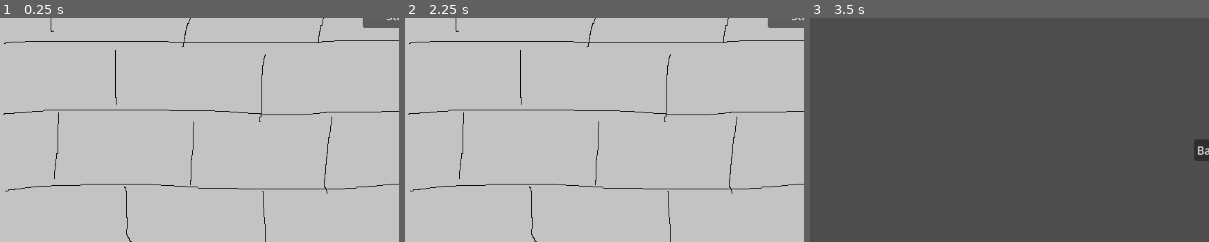
Above: before the commit, frames 1-3 (left to right).
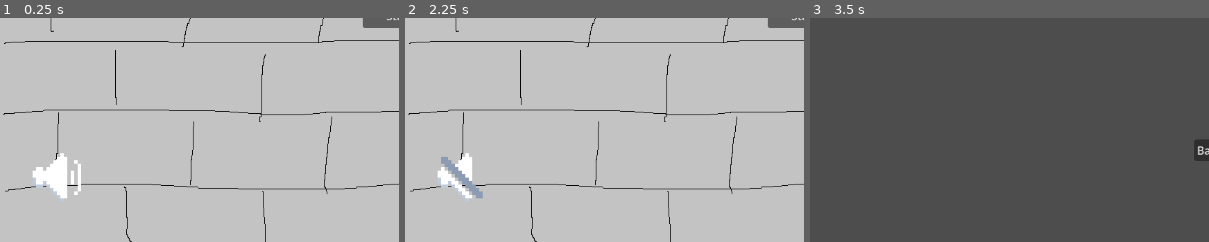
Above: after the commit, the same moments.

Repository: waterded/SDEV265-Game-Demo
Game: Godot game, scene res://node_2d.tscn
Two runs of this game, one before a commit and one after it. Both use one fixed random seed, a clock stepped at 60 frames per second and the inputs below. Sound files missing from this copy of the repository are replaced by a short silence.
Inputs (mouse positions are % of the whole screen's width and height, from its top left):
- Up to frame 1 (0.25 s): no input
- Up to frame 2 (2.25 s): click (7, 86) at 0.52 s; click "Start" at 1.25 s; click "Back" at 2 s
- Up to frame 3 (3.5 s): click "Start" at 2.75 s
The pictures show only the part of the screen within x 0-50%, y 50-100%; the shares and areas given below are measured in that part.

The runs differ from the first frame. In frame 1, 1.2% of the frame differs, in the area x 8-21%, y 60-82%; in frame 2, 1.2%; in frame 3, nothing differs.

Commit message:
Added Music/Button Audio Effects

Diff:
--- /dev/null
+++ b/audio_manager.gd
@@ -0,0 +1,4 @@
+extends AudioStreamPlayer
+
+func _on_finished() -> void:
+	play()
--- a/node_2d.tscn
+++ b/node_2d.tscn
@@ -1,10 +1,19 @@
-[gd_scene load_steps=2 format=3 uid="uid://ubl05tbxru7l"]
+[gd_scene format=3 uid="uid://ubl05tbxru7l"]
 
 [ext_resource type="Script" uid="uid://b7t4wq302b1ks" path="res://scene_controller.gd" id="1_wtcfe"]
+[ext_resource type="AudioStream" uid="uid://dxe74ywcpis33" path="res://assets/Death of Kings.mp3" id="2_0e48y"]
+[ext_resource type="Script" uid="uid://djmkp1nwm0ptu" path="res://audio_manager.gd" id="3_epypp"]
 
-[node name="SceneController" type="Node2D"]
+[node name="SceneController" type="Node2D" unique_id=1085183220]
 script = ExtResource("1_wtcfe")
 
-[node name="Camera2D" type="Camera2D" parent="."]
+[node name="Camera2D" type="Camera2D" parent="." unique_id=409735929]
 
-[node name="SceneContainer" type="Node" parent="."]
+[node name="SceneContainer" type="Node" parent="." unique_id=1547978641]
+
+[node name="Audio Manager" type="AudioStreamPlayer" parent="." unique_id=1887991228]
+stream = ExtResource("2_0e48y")
+autoplay = true
+script = ExtResource("3_epypp")
+
+[connection signal="finished" from="Audio Manager" to="Audio Manager" method="_on_finished"]
--- a/scene_relay.gd
+++ b/scene_relay.gd
@@ -1,6 +1,15 @@
 #scene relay is a helper autoload that lets scenes communicate that a new scene should start without needing to know the path or reference the root node.
 
 extends Node
+
+# Load the button sound effect
+var button_sound = preload("res://assets/floraphonic-metal-blade-slice-80-200898.mp3")
+var audio_player: AudioStreamPlayer
+
+func _ready():
+	# Create an AudioStreamPlayer when SceneRelay initializes
+	audio_player = AudioStreamPlayer.new()
+	add_child(audio_player)
 
 #enums for scene change readability
 enum {
@@ -20,6 +29,15 @@
 	GAME_OVER: ""
 }
 
+#plays a UI sound effect that persists across scene changes
+func play_ui_sound(sound: AudioStream):
+	audio_player.stream = sound
+	audio_player.play()
+
+#plays the button click sound
+func play_button_sound():
+	play_ui_sound(button_sound)
+
 #calls the change to the main scene controller.
 func change_scene(scene: int):
 	#throws error if a bad enum is inserted.
--- a/scenes/difficulty_select/back_button.gd
+++ b/scenes/difficulty_select/back_button.gd
@@ -1,5 +1,5 @@
 extends Button
 
 func _on_pressed() -> void:
+	SceneRelay.play_button_sound()
 	SceneRelay.change_scene(SceneRelay.START_MENU)
-	pass
--- /dev/null
+++ b/scenes/start_menu/sound_button.gd
@@ -0,0 +1,14 @@
+extends TextureButton
+
+func _ready() -> void:
+	# Initialize button state based on current audio state
+	var master_bus_index = AudioServer.get_bus_index("Master")
+	button_pressed = AudioServer.is_bus_mute(master_bus_index)
+
+func _on_toggled(toggled_on: bool) -> void:
+	# Get the Master bus index
+	var master_bus_index = AudioServer.get_bus_index("Master")
+
+	# When toggled_on is true, mute the audio (button is pressed/crossed out)
+	# When toggled_on is false, unmute the audio (button is normal)
+	AudioServer.set_bus_mute(master_bus_index, toggled_on)
--- a/scenes/start_menu/start_button.gd
+++ b/scenes/start_menu/start_button.gd
@@ -1,4 +1,5 @@
 extends Button
 
 func _button_pressed():
+	SceneRelay.play_button_sound()
 	SceneRelay.change_scene(SceneRelay.DIFFICULTY_SELECT)
--- a/scenes/start_menu/start_scene.tscn
+++ b/scenes/start_menu/start_scene.tscn
@@ -1,12 +1,15 @@
-[gd_scene load_steps=4 format=3 uid="uid://jau4u6rn4x4c"]
+[gd_scene format=3 uid="uid://jau4u6rn4x4c"]
 
 [ext_resource type="Script" uid="uid://chixnr514tlrp" path="res://scenes/start_menu/start_button.gd" id="1_j82x3"]
 [ext_resource type="Texture2D" uid="uid://cy4t4c0j1ctvq" path="res://assets/Start Menu Demo Background.png" id="1_rhxc1"]
 [ext_resource type="PackedScene" uid="uid://cql6yyh4o87ys" path="res://utilities/editor_camera.tscn" id="2_flts6"]
+[ext_resource type="Texture2D" uid="uid://dybsixn0rf5jn" path="res://assets/Speaker-0.png" id="4_ei7q2"]
+[ext_resource type="Texture2D" uid="uid://bs2d5i0pxs2yu" path="res://assets/Speaker-Crossed.png" id="5_ei7q2"]
+[ext_resource type="Script" uid="uid://be7llnpnhyyx3" path="res://scenes/start_menu/sound_button.gd" id="7_v6oho"]
 
-[node name="StartScene" type="Node2D"]
+[node name="StartScene" type="Node2D" unique_id=289524360]
 
-[node name="TextureRect" type="TextureRect" parent="."]
+[node name="Background" type="TextureRect" parent="." unique_id=1338928809]
 offset_left = -576.0
 offset_top = -324.0
 offset_right = 576.0
@@ -14,7 +17,7 @@
 mouse_filter = 2
 texture = ExtResource("1_rhxc1")
 
-[node name="StartButton" type="Button" parent="."]
+[node name="StartButton" type="Button" parent="." unique_id=1784310737]
 offset_left = -53.0
 offset_top = -19.0
 offset_right = 54.0
@@ -22,9 +25,9 @@
 text = "Start"
 script = ExtResource("1_j82x3")
 
-[node name="EditorCamera" parent="." instance=ExtResource("2_flts6")]
+[node name="EditorCamera" parent="." unique_id=1424458603 instance=ExtResource("2_flts6")]
 
-[node name="RichTextLabel" type="RichTextLabel" parent="."]
+[node name="GameTitle" type="RichTextLabel" parent="." unique_id=1166326897]
 offset_left = -141.0
 offset_top = -223.0
 offset_right = 494.0
@@ -37,4 +40,16 @@
 Might
 Fight?"
 
+[node name="SoundButton" type="TextureButton" parent="." unique_id=1806372356]
+offset_left = -529.0
+offset_top = 196.0
+offset_right = -389.0
+offset_bottom = 336.0
+scale = Vector2(0.5, 0.5)
+toggle_mode = true
+texture_normal = ExtResource("4_ei7q2")
+texture_pressed = ExtResource("5_ei7q2")
+script = ExtResource("7_v6oho")
+
 [connection signal="pressed" from="StartButton" to="StartButton" method="_button_pressed"]
+[connection signal="toggled" from="SoundButton" to="SoundButton" method="_on_toggled"]
Not shown, added: assets/Death of Kings.mp3.import
Binary file added: assets/Speaker-0-flat.png
Not shown, added: assets/Speaker-0-flat.png.import
Binary file added: assets/Speaker-0.png
Not shown, added: assets/Speaker-0.png.import
Binary file added: assets/Speaker-1-flat.png
Not shown, added: assets/Speaker-1-flat.png.import
Binary file added: assets/Speaker-1.png
Not shown, added: assets/Speaker-1.png.import
Binary file added: assets/Speaker-Crossed-flat.png
Not shown, added: assets/Speaker-Crossed-flat.png.import
Binary file added: assets/Speaker-Crossed.png
(and 6 more such lines)
